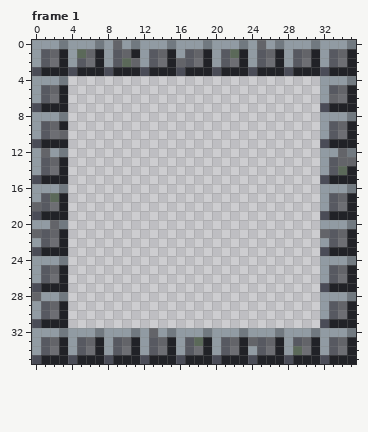
File history of a pixel-art file, src/assets/walls.aseprite. The first picture shows the starting point.
36x36 pixels, 1 frame. Colours within 5 levels of each other are drawn and written as one. Shown: frame 1. The commit also changed other frames, which this record leaves out.
And afterwards:
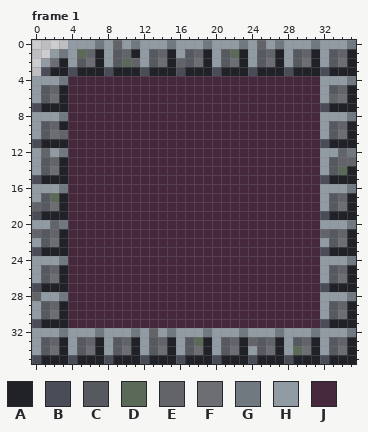
Palette (. is transparent): A #212227  B #4a4c57  C #575961  D #5b6959  E #636469  F #6d6e73  G #717980  H #919ba3  J #45283c
From old to new:
layer "floor" now shown
Changed rows in their new state; - is an unchanged pixel.
Frame 1, layers "wall", "floor":
first column x 0:
 0 ....----------------------------
 1 ..HG----------------------------
 2 .H------------------------------
 3 .B------------------------------
 4 ----JJJJJJJJJJJJJJJJJJJJJJJJJJJJ
 5 ----JJJJJJJJJJJJJJJJJJJJJJJJJJJJ
 6 ----JJJJJJJJJJJJJJJJJJJJJJJJJJJJ
 7 ----JJJJJJJJJJJJJJJJJJJJJJJJJJJJ
 8 ----JJJJJJJJJJJJJJJJJJJJJJJJJJJJ
 9 ----JJJJJJJJJJJJJJJJJJJJJJJJJJJJ
10 ----JJJJJJJJJJJJJJJJJJJJJJJJJJJJ
11 ----JJJJJJJJJJJJJJJJJJJJJJJJJJJJ
12 ----JJJJJJJJJJJJJJJJJJJJJJJJJJJJ
13 ----JJJJJJJJJJJJJJJJJJJJJJJJJJJJ
14 ----JJJJJJJJJJJJJJJJJJJJJJJJJJJJ
15 ----JJJJJJJJJJJJJJJJJJJJJJJJJJJJ
16 ----JJJJJJJJJJJJJJJJJJJJJJJJJJJJ
17 ----JJJJJJJJJJJJJJJJJJJJJJJJJJJJ
18 ----JJJJJJJJJJJJJJJJJJJJJJJJJJJJ
19 ----JJJJJJJJJJJJJJJJJJJJJJJJJJJJ
20 ----JJJJJJJJJJJJJJJJJJJJJJJJJJJJ
21 ----JJJJJJJJJJJJJJJJJJJJJJJJJJJJ
22 ----JJJJJJJJJJJJJJJJJJJJJJJJJJJJ
23 ----JJJJJJJJJJJJJJJJJJJJJJJJJJJJ
24 ----JJJJJJJJJJJJJJJJJJJJJJJJJJJJ
25 ----JJJJJJJJJJJJJJJJJJJJJJJJJJJJ
26 ----JJJJJJJJJJJJJJJJJJJJJJJJJJJJ
27 ----JJJJJJJJJJJJJJJJJJJJJJJJJJJJ
28 ----JJJJJJJJJJJJJJJJJJJJJJJJJJJJ
29 ----JJJJJJJJJJJJJJJJJJJJJJJJJJJJ
30 ----JJJJJJJJJJJJJJJJJJJJJJJJJJJJ
31 ----JJJJJJJJJJJJJJJJJJJJJJJJJJJJ
Changed places in both pictures, as pixel boxes (x1, y1, x2, y2):
changed: (32, 40, 320, 328)
